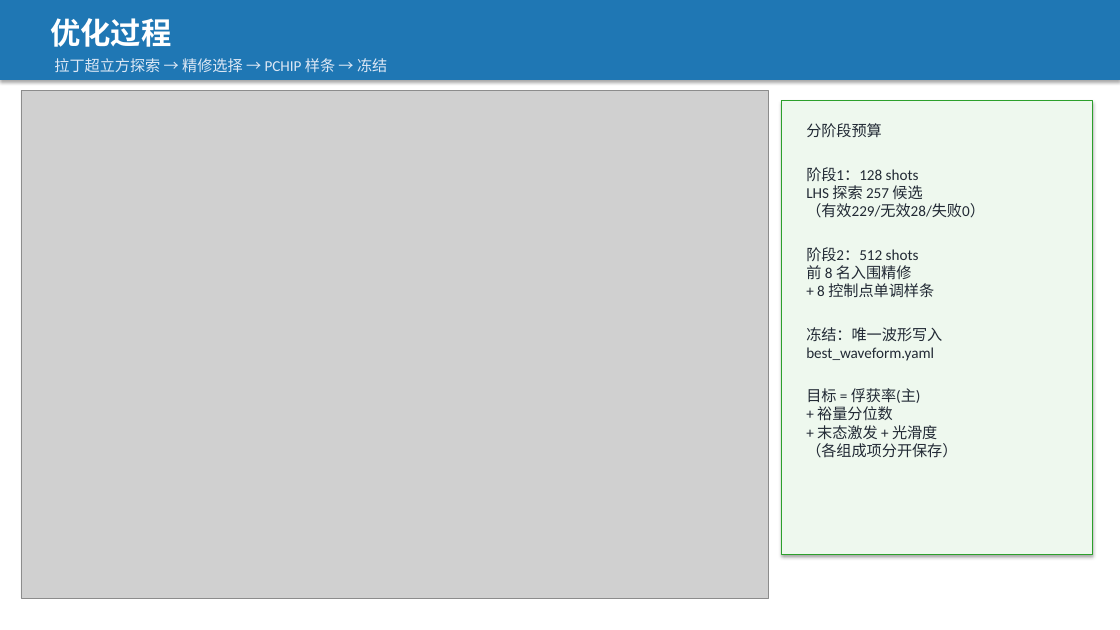
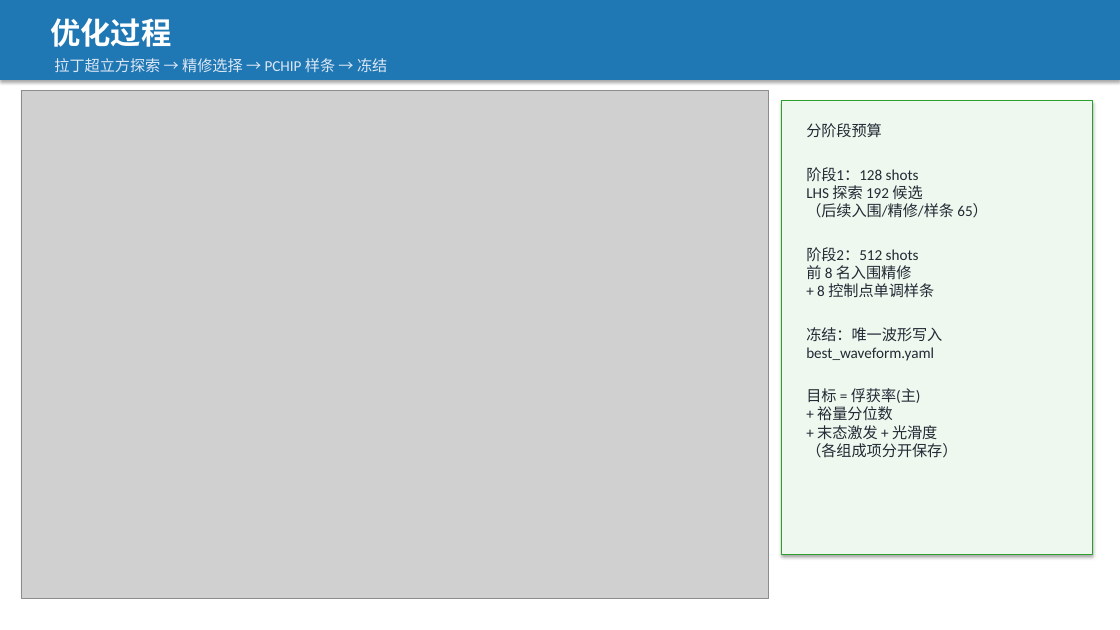
Before and after one commit to Yifan2709/MonteCarlo-Atom-Tweezer, a slide deck: slide 7 of Level2_同步波形优化_总结报告.pptx. Drawn at 1120x630 pixels with LibreOffice and Linux fonts; fonts in the diff are those of the drawing; grey boxes stand for pictures. Boxes give left, top, right and bottom in pixels: in the first picture for what was removed or moved away, otherwise in the second. Text is boxed around its words. In the diff, an @@ line names an element or a change of style, - is before the commit and + after.

```diff
--- a/Level2_同步波形优化_总结报告.pptx
+++ b/Level2_同步波形优化_总结报告.pptx
@@ text at (x1=806, y1=185, x2=987, y2=218): text changed @@
-LHS 探索 257 候选
-（有效229/无效28/失败0）
+LHS 探索 192 候选
+（后续入围/精修/样条 65）
```
Also in this commit, not shown: 1 other slide changed, 1 other file.
